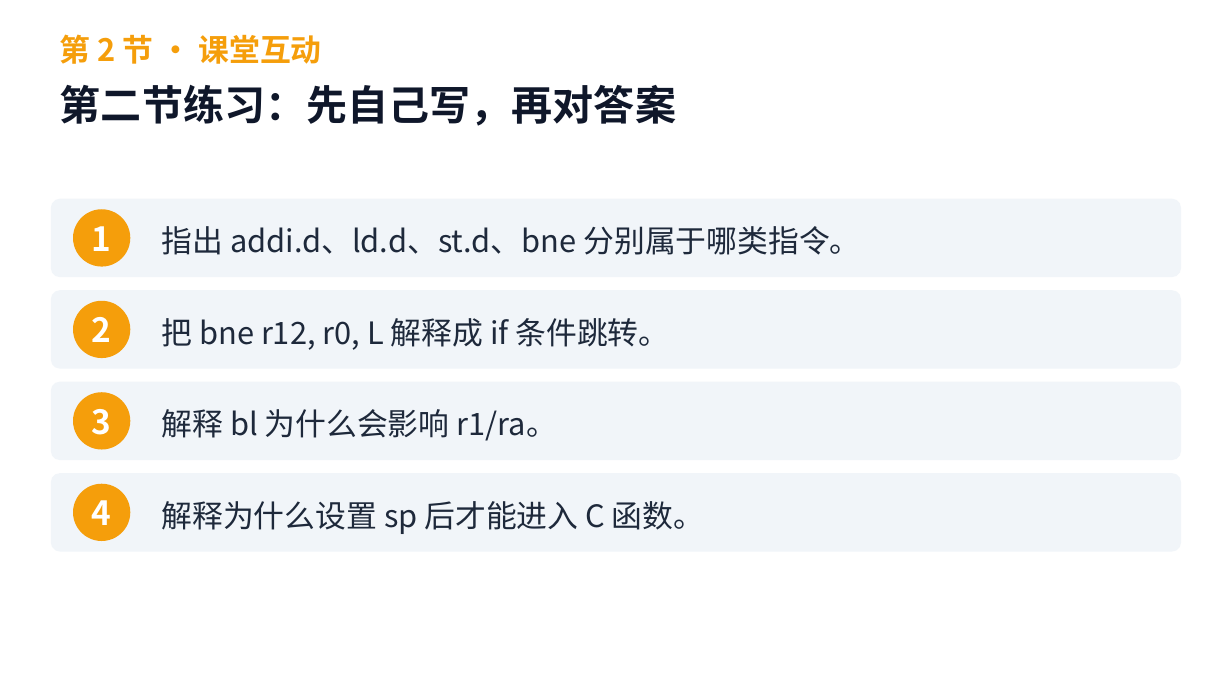
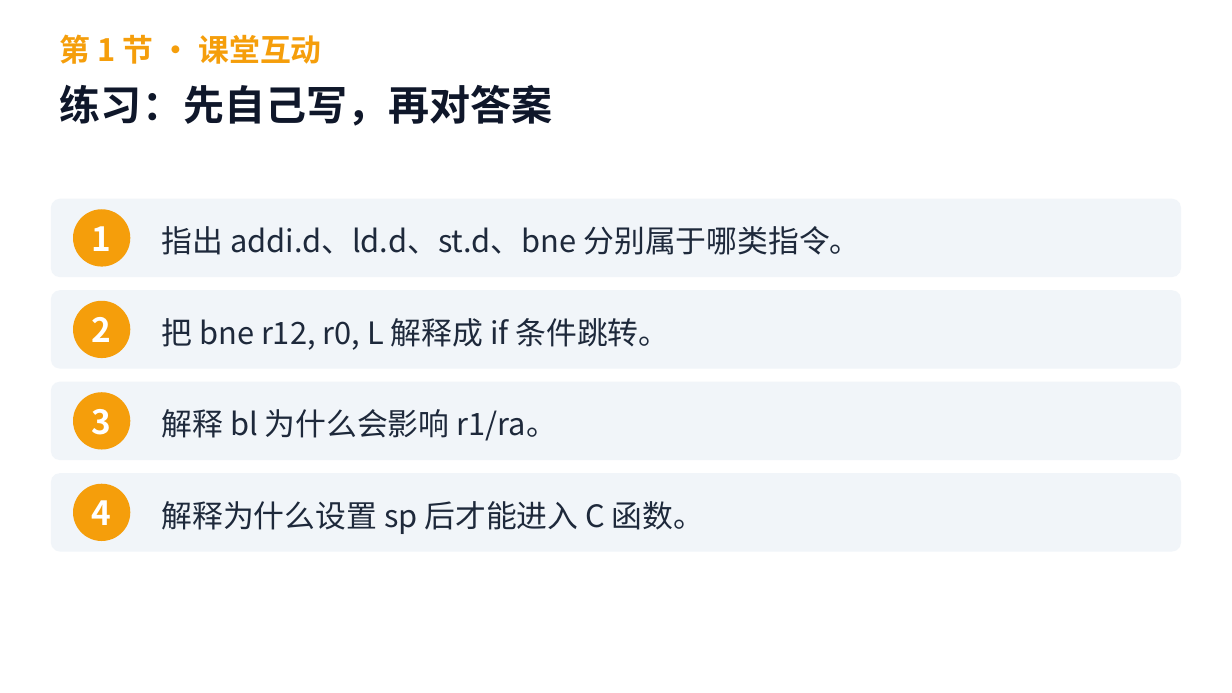
Before and after one commit to cxi218447-byte/miniOS, a slide deck: slide 14 of docs/week01/week01_qemu_hello_course.pptx (slide 15 before the commit). Drawn at 1232x693 pixels with LibreOffice and Linux fonts; fonts in the diff are those of the drawing. Boxes give left, top, right and bottom in pixels: in the first picture for what was removed or moved away, otherwise in the second. Text is boxed around its words. In the diff, an @@ line names an element or a change of style, - is before the commit and + after.

```diff
--- a/docs/week01/week01_qemu_hello_course.pptx
+++ b/docs/week01/week01_qemu_hello_course.pptx
@@ text at bbox=[60, 34, 321, 64]: text changed @@
-第 2 节 · 课堂互动
+第 1 节 · 课堂互动
@@ text at bbox=[60, 85, 553, 126]: text changed @@
-第二节练习：先自己写，再对答案
+练习：先自己写，再对答案
```
Also in this commit, not shown: 32 other slides changed, 5 slides added, 2 slides removed, 16 other files.
